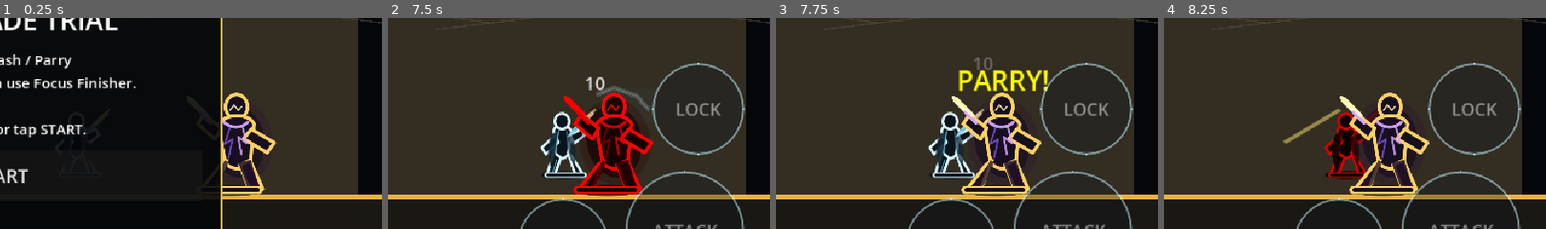
Above: before the commit, frames 1-4 (left to right).
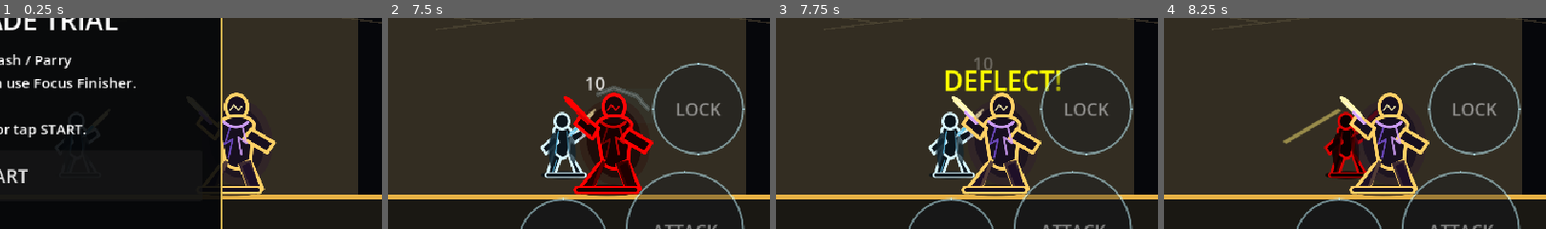
Above: after the commit, the same moments.

Repository: shanwinder/lastblade
Game: Godot game, scene res://scenes/main/BossBrokenMaster.tscn
The game is run twice, just before and just after one commit, with the same random seed, the same clock (stepped at 60 frames per second) and the same inputs.
Inputs (mouse positions are % of the whole screen's width and height, from its top left):
- Up to frame 1 (0.25 s): no input
- Up to frame 2 (7.5 s): click "START" at 0.5 s; click "SKIP" at 1.25 s; click "SKIP" at 2 s; click "ATTACK" at 2.75 s; click "DASH" at 3.5 s; click "LOCK" at 4.25 s; click "LOCKED" at 5 s; tap Enter at 5.75 s; move the mouse to (72, 44) at 5.77 s; hold Right (ui_right) 5.78-6.5 s; tap A (attack) at 5.85, 7.35 s; click (72, 44) at 5.92 s; tap D (parry) at 6.05 s; drag from (30, 54) to (77, 59) at 6.52 s; tap Space at 7.25 s; move the mouse to (60, 27) at 7.27 s; hold Right (ui_right) from 7.28 s (still down)
- Up to frame 3 (7.75 s): keep holding Right (ui_right); tap D (parry) at 7.55 s
- Up to frame 4 (8.25 s): release Right (ui_right) at 8 s; drag from (45, 69) to (75, 59) at 8.02 s
The pictures show only the part of the screen within x 50-100%, y 29-79%; the shares and areas given below are measured in that part.

Frames 1-2 are identical in both runs. In frame 3, 2.0% of the frame differs, in the area x 44-75%, y 24-35%; in frame 4, nothing differs.

Commit message:
Translate parry hints to deflect

Diff:
--- a/last-blade-trial/boss_fight_hint_cleanup_manager.gd
+++ b/last-blade-trial/boss_fight_hint_cleanup_manager.gd
@@ -3,7 +3,7 @@
 # =========================
 # BossFightHintCleanupManager.gd
 # ตัวช่วยล้างข้อความ BOSS FIGHT เหนือหัวบอส หลัง Duel 1 ปล่อยเข้าสู่ไฟต์จริง
-# ใช้เป็นชั้นป้องกันชั่วคราว เพื่อไม่ให้ hint ช่วง transition ค้างทับ hint โจมตีจริงของบอส
+# และช่วยแปล hint เก่าจาก PARRY เป็น DEFLECT ระหว่างเปลี่ยนระบบต่อสู้มือถือ
 # =========================
 
 # อ้างอิงบอสหลักในฉาก
@@ -20,6 +20,12 @@
 
 # หน่วงเวลาสั้น ๆ หลังบอสจริงถูกปล่อย เพื่อให้ผู้เล่นเห็นสัญญาณก่อนล้าง
 @export var cleanup_delay_after_real_fight_starts: float = 0.08
+
+# เปิด/ปิดการแปลข้อความ Parry เก่าเป็น Deflect
+@export var translate_parry_hint_to_deflect: bool = true
+
+# ข้อความใหม่ของระบบ Movement Deflect
+@export var deflect_hint_text: String = "DEFLECT!"
 
 # อ้างอิง node จริงหลังหาเจอ
 var boss: Node = null
@@ -39,13 +45,16 @@
 
 
 func _physics_process(delta: float) -> void:
-	# ถ้าล้างแล้ว ไม่ต้องตรวจซ้ำอีกในรอบนี้
-	if has_cleared_boss_fight_hint:
-		return
-
 	# ถ้ายังหา node ไม่ครบ ให้ลองหาใหม่
 	if not are_references_ready():
 		setup_references()
+		return
+
+	# แปล hint เก่าจากระบบ Parry ให้เข้ากับระบบ Movement Deflect ใหม่
+	translate_legacy_parry_hint_if_needed()
+
+	# ถ้าล้างแล้ว ไม่ต้องตรวจ BOSS FIGHT ซ้ำอีกในรอบนี้
+	if has_cleared_boss_fight_hint:
 		return
 
 	# ทำงานเฉพาะตอนเกมอยู่ในสถานะ playing เท่านั้น
@@ -58,7 +67,7 @@
 		return
 
 	# ล้างเฉพาะกรณีข้อความที่ค้างอยู่คือ BOSS FIGHT เท่านั้น
-	# ถ้าบอสเปลี่ยนเป็น PARRY! / DASH! แล้ว จะไม่ไปล้าง hint โจมตีจริง
+	# ถ้าบอสเปลี่ยนเป็น DEFLECT! / DASH! แล้ว จะไม่ไปล้าง hint โจมตีจริง
 	if not is_boss_fight_hint_showing():
 		return
 
@@ -106,6 +115,45 @@
 	return duel_completed and not duel_active and not prompt_active and not feedback_active and boss_can_attack and boss.is_physics_processing()
 
 
+func translate_legacy_parry_hint_if_needed() -> void:
+	# ระหว่าง transition ไปสู่ Movement Deflect ยังมีบางระบบของ Boss/Tutorial ใช้คำว่า PARRY
+	# จึงแปลข้อความที่ผู้เล่นเห็นให้เป็น DEFLECT ก่อน เพื่อไม่ให้ผู้เล่นหา Parry button ที่ถูกลบไปแล้ว
+	if not translate_parry_hint_to_deflect:
+		return
+
+	if not is_instance_valid(boss):
+		return
+
+	var hint_label = boss.get("boss_hint_label")
+	if not (hint_label is Label):
+		return
+
+	var label := hint_label as Label
+	if not label.visible:
+		return
+
+	var translated_text := get_translated_hint_text(label.text)
+	if translated_text == label.text:
+		return
+
+	label.text = translated_text
+
+	# อัปเดตตัวแปร hint ใน boss ด้วย เผื่อระบบอื่นอ่านต่อภายหลัง
+	if boss.get("current_attack_hint_text") != null:
+		boss.set("current_attack_hint_text", translated_text)
+
+
+func get_translated_hint_text(original_text: String) -> String:
+	# แปลงคำเก่าที่พูดถึง Parry ให้เข้ากับระบบ Movement Deflect
+	match original_text:
+		"PARRY!":
+			return deflect_hint_text
+		"PARRY FAST!":
+			return deflect_hint_text
+		_:
+			return original_text
+
+
 func is_boss_fight_hint_showing() -> bool:
 	# อ่าน Label hint จากตัวแปรของ BossBrokenMaster โดยตรง
 	var hint_label = boss.get("boss_hint_label")
